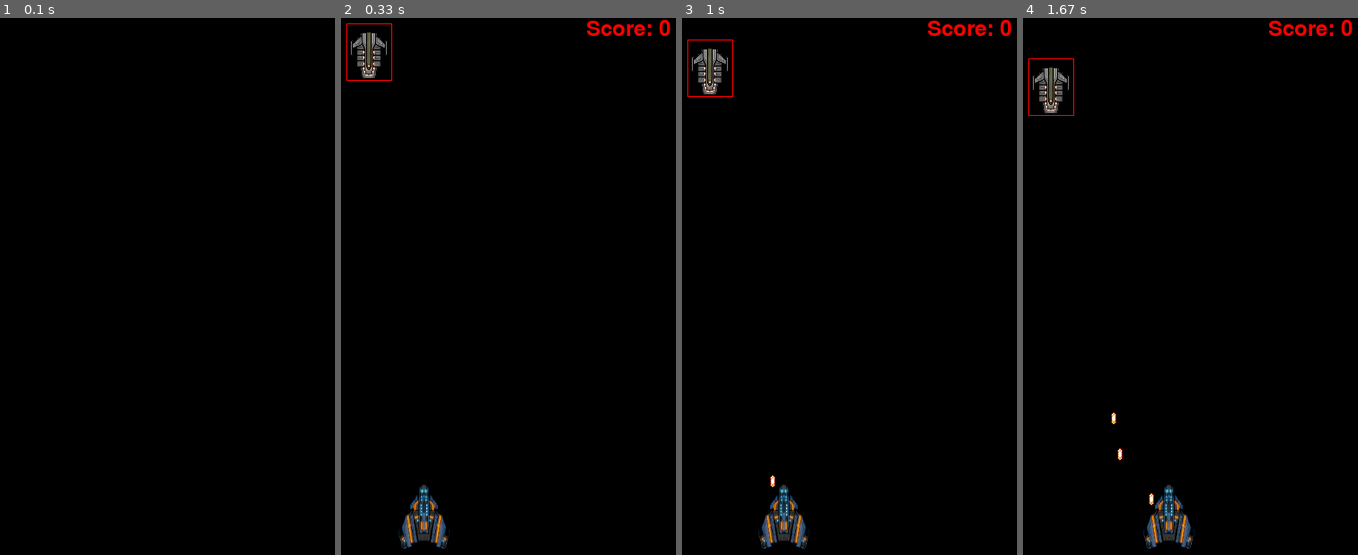
Above: before the commit, frames 1-4 (left to right).
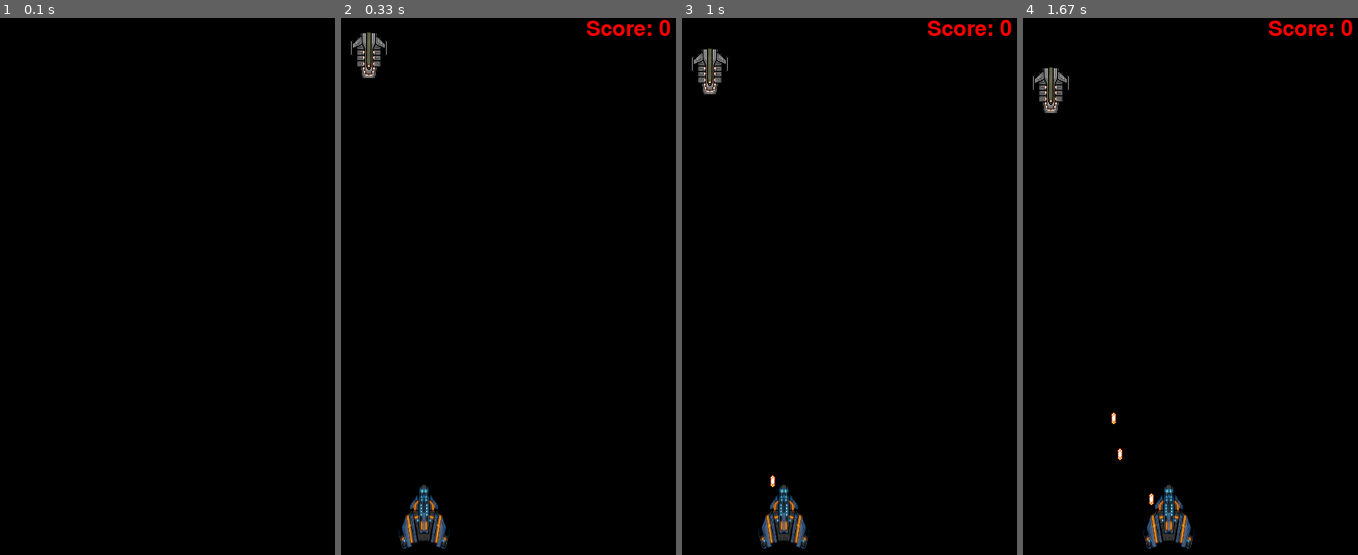
Above: after the commit, the same moments.

Repository: rsimm0711/Galaga-Pygame
Game: pygame game, started from first-game/firstPygame.py
Two runs of this game, one before a commit and one after it. Both use one fixed random seed, a clock stepped at 60 frames per second and the inputs below.
Inputs:
- Up to frame 1 (0.1 s): no input
- Up to frame 2 (0.33 s): no input
- Up to frame 3 (1 s): tap Space at 0.33, 0.73 s; hold Right from 0.67 s (still down)
- Up to frame 4 (1.67 s): release Right at 1.13 s; hold Right 1.17-1.63 s; tap Space at 1.23 s

Frame 1 is identical in both runs. In frame 2, 0.1% of the frame differs, in the area x 1-16%, y 1-12%; in frame 3, 0.1%; in frame 4, 0.1%.

Commit message:
Update firstPygame.py

Diff:
--- a/first-game/firstPygame.py
+++ b/first-game/firstPygame.py
@@ -54,7 +54,7 @@
         # draw hitbox
         self.hitbox = (self.x + 7, self.y, self.width - 13, self.height)
 # visual of hitbox:
-        pygame.draw.rect(win, (255, 0, 0), self.hitbox, 1)
+#        pygame.draw.rect(win, (255, 0, 0), self.hitbox, 1)
 
 
 
